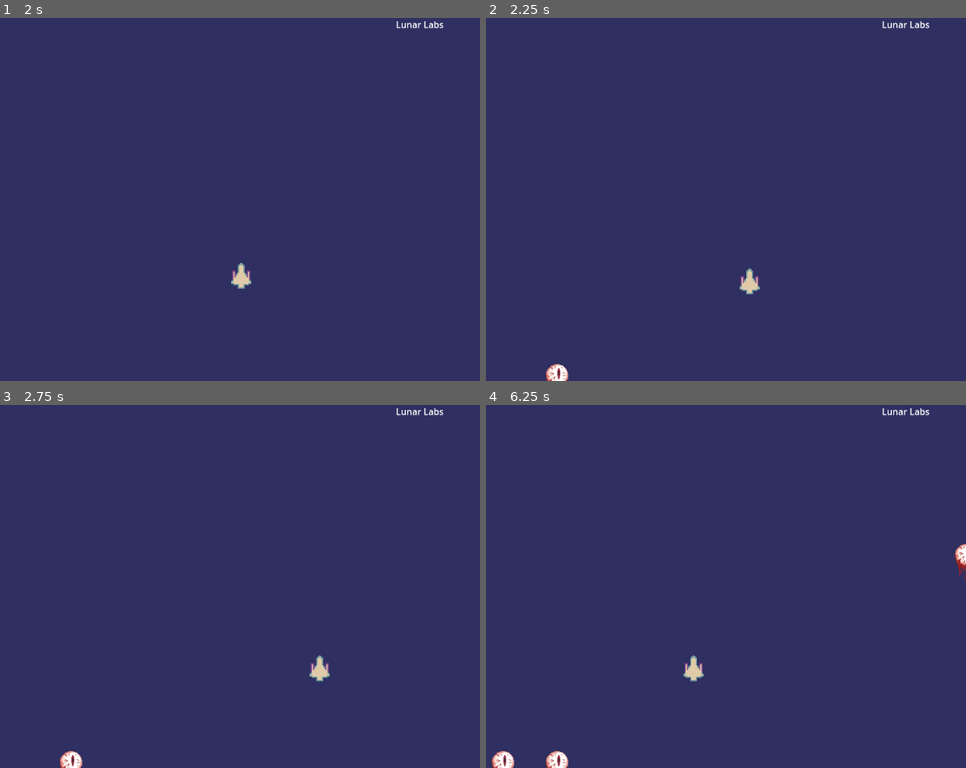
Above: before the commit, frames 1-4 (two rows, left to right).
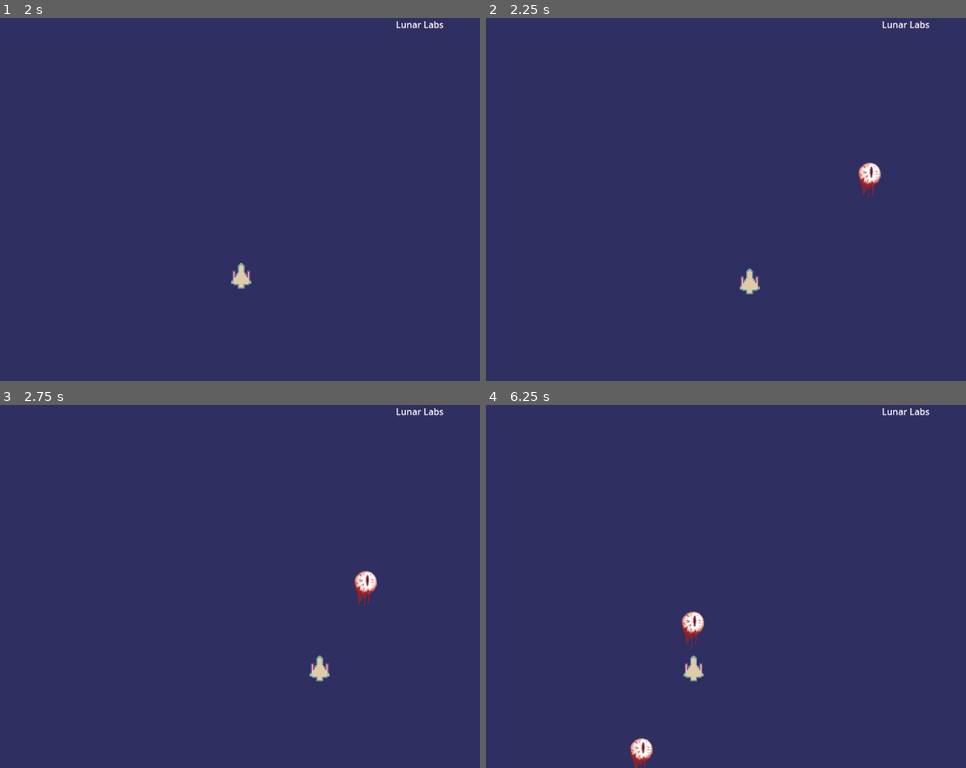
Above: after the commit, the same moments.

Repository: chii-vu/Grimlite
Game: Godot game, scene res://GameplayScene.tscn
The game is run twice, just before and just after one commit, with the same random seed, the same clock (stepped at 60 frames per second) and the same inputs.
Inputs:
- Up to frame 1 (2 s): tap Enter at 0.5 s; hold Right (ui_right) 0.53-1.28 s; hold Down (ui_down) from 1.28 s (still down)
- Up to frame 2 (2.25 s): release Down (ui_down) at 2.03 s; hold Right (ui_right) from 2.03 s (still down)
- Up to frame 3 (2.75 s): keep holding Right (ui_right)
- Up to frame 4 (6.25 s): release Right (ui_right) at 2.78 s; hold Up (ui_up) 2.78-3.53 s; hold Left (ui_left) 3.53-5.03 s; hold Down (ui_down) 5.03-5.78 s; hold Right (ui_right) from 5.78 s (still down)

Frame 1 is identical in both runs. In frame 2, 0.5% of the frame differs, in the area x 12-83%, y 39-100%; in frame 3, 0.5%; in frame 4, 1.1%, in the area x 1-100%, y 38-100%.
Error before the commit: Invalid access to property or key 'position' on a base object of type 'Nil'. (res://mvc/views/enemy/EyeballView.gd:24)

Commit message:
fixed it

Diff:
--- a/mvc/Game.gd
+++ b/mvc/Game.gd
@@ -1,3 +1,4 @@
+# Game.gd
 extends Node
 class_name Game
 
@@ -11,10 +12,15 @@
 func _ready() -> void:
 	# Set player reference in the enemy spawner system
 	if enemy_spawner:
+		print("EnemySpawner found. Setting player reference.")
 		enemy_spawner.set_player(player)
-		print("Player reference set in EnemySpawnerSystem:", player)
 	else:
 		print("Error: EnemySpawner not found. Check the node path.")
+
+	if player:
+		print("Player is ready with position:", player.position)
+	else:
+		print("Error: Player node not found.")
 
 func _process(delta: float) -> void:
 	_handle_movement(delta)
@@ -34,7 +40,10 @@
 
 	# Normalize movement and apply speed
 	movement = movement.normalized() * player_speed * delta
-	player.position += movement
+	if player:
+		player.position += movement
+	else:
+		print("Error: Player reference is missing in _handle_movement.")
 
 func _handle_auto_attack(delta: float) -> void:
 	# Automatic attack logic
--- a/mvc/model/Player.gd
+++ b/mvc/model/Player.gd
@@ -1,3 +1,4 @@
+# Player.gd
 extends CharacterBody2D
 class_name Player
 
@@ -5,6 +6,8 @@
 @export var health: float = 1.0  # Player health, adjust as needed
 var dead: bool = false  # Player status
 
-
 func _ready() -> void:
 	print("Player is ready.")
+
+func _process(delta: float) -> void:
+	pass  # Update player properties if needed
--- a/mvc/model/enemy/Eyeball.gd
+++ b/mvc/model/enemy/Eyeball.gd
@@ -1,29 +1,21 @@
+# Eyeball.gd
 extends Area2D
 class_name Eyeball
 
 @export var speed: float = 100.0
 var player: Player
 
-@export var player_path: NodePath = "../../model/Player"
+@onready var view: EyeballView = $EyeballView  # Ensure EyeballView is a child node
 
 func _ready() -> void:
-	# Attempt to find the player node using the relative path
-	player = get_node(player_path) as Player
-
-	if player:
-		print("Player reference successfully set in EyeballView:", player)
-	else:
-		print("Failed to set player reference in EyeballView.")
-
-@onready var view: EyeballView = $EyeballView  # Reference to the EyeballView node
+	pass  # Initialization code if needed
 
 func set_player(player_ref: Player) -> void:
 	player = player_ref
 	print("Player reference set in Eyeball:", player)
 
-	# Pass the player reference to EyeballView if it exists
 	if view:
-		view.set_player(player)
+		view.set_player(player)  # Pass the player reference to EyeballView
 		print("Passing player reference to EyeballView.")
 	else:
 		print("Error: EyeballView not found as a child of Eyeball.")
@@ -33,12 +25,3 @@
 		# Continuously move toward the player’s current position
 		var direction = (player.position - position).normalized()
 		position += direction * speed * delta
-
-		#var facing = (player.position-position)
-		#if facing.y < 0 :
-			#$EyeballView/Sprite2D/AnimationPlayer.play("move_right")
-			#print(facing.y)
-#
-		#else:
-			#$EyeballView/Sprite2D/AnimationPlayer.play("move_left")
-			#print(facing.y)
--- a/mvc/model/enemy/Eyeball.tscn
+++ b/mvc/model/enemy/Eyeball.tscn
@@ -7,6 +7,55 @@
 [sub_resource type="CapsuleShape2D" id="CapsuleShape2D_ara7t"]
 radius = 21.4999
 height = 80.0107
+
+[sub_resource type="Animation" id="Animation_cbdjs"]
+length = 0.001
+tracks/0/type = "value"
+tracks/0/imported = false
+tracks/0/enabled = true
+tracks/0/path = NodePath(".:frame")
+tracks/0/interp = 1
+tracks/0/loop_wrap = true
+tracks/0/keys = {
+"times": PackedFloat32Array(0),
+"transitions": PackedFloat32Array(1),
+"update": 1,
+"values": [0]
+}
+
+[sub_resource type="Animation" id="Animation_b88u7"]
+resource_name = "death_left"
+length = 0.1
+step = 0.0
+tracks/0/type = "value"
+tracks/0/imported = false
+tracks/0/enabled = true
+tracks/0/path = NodePath(".:frame")
+tracks/0/interp = 1
+tracks/0/loop_wrap = true
+tracks/0/keys = {
+"times": PackedFloat32Array(0, 0.1),
+"transitions": PackedFloat32Array(1, 1),
+"update": 1,
+"values": [9, 9]
+}
+
+[sub_resource type="Animation" id="Animation_wlimf"]
+resource_name = "death_right"
+length = 0.1
+step = 0.0
+tracks/0/type = "value"
+tracks/0/imported = false
+tracks/0/enabled = true
+tracks/0/path = NodePath(".:frame")
+tracks/0/interp = 1
+tracks/0/loop_wrap = true
+tracks/0/keys = {
+"times": PackedFloat32Array(0, 0.1),
+"transitions": PackedFloat32Array(1, 1),
+"update": 1,
+"values": [4, 4]
+}
 
 [sub_resource type="Animation" id="Animation_sv8i4"]
 resource_name = "move_left"
@@ -23,21 +72,6 @@
 "transitions": PackedFloat32Array(1, 1, 1, 1, 1, 1, 1, 1),
 "update": 1,
 "values": [0, 0, 1, 1, 2, 2, 3, 3]
-}
-
-[sub_resource type="Animation" id="Animation_cbdjs"]
-length = 0.001
-tracks/0/type = "value"
-tracks/0/imported = false
-tracks/0/enabled = true
-tracks/0/path = NodePath(".:frame")
-tracks/0/interp = 1
-tracks/0/loop_wrap = true
-tracks/0/keys = {
-"times": PackedFloat32Array(0),
-"transitions": PackedFloat32Array(1),
-"update": 1,
-"values": [0]
 }
 
 [sub_resource type="Animation" id="Animation_5nfod"]
@@ -57,40 +91,6 @@
 "values": [5, 5, 6, 6, 7, 7, 8, 8]
 }
 
-[sub_resource type="Animation" id="Animation_wlimf"]
-resource_name = "death_right"
-length = 0.1
-step = 0.0
-tracks/0/type = "value"
-tracks/0/imported = false
-tracks/0/enabled = true
-tracks/0/path = NodePath(".:frame")
-tracks/0/interp = 1
-tracks/0/loop_wrap = true
-tracks/0/keys = {
-"times": PackedFloat32Array(0, 0.1),
-"transitions": PackedFloat32Array(1, 1),
-"update": 1,
-"values": [4, 4]
-}
-
-[sub_resource type="Animation" id="Animation_b88u7"]
-resource_name = "death_left"
-length = 0.1
-step = 0.0
-tracks/0/type = "value"
-tracks/0/imported = false
-tracks/0/enabled = true
-tracks/0/path = NodePath(".:frame")
-tracks/0/interp = 1
-tracks/0/loop_wrap = true
-tracks/0/keys = {
-"times": PackedFloat32Array(0, 0.1),
-"transitions": PackedFloat32Array(1, 1),
-"update": 1,
-"values": [9, 9]
-}
-
 [sub_resource type="AnimationLibrary" id="AnimationLibrary_3kx26"]
 _data = {
 "RESET": SubResource("Animation_cbdjs"),
@@ -104,11 +104,11 @@
 collision_layer = 3
 collision_mask = 3
 script = ExtResource("1_23g8y")
+speed = null
 
 [node name="CollisionShape2D" type="CollisionShape2D" parent="."]
 position = Vector2(-0.5, 9.53674e-07)
 rotation = -0.00374262
-scale = Vector2(1, 1)
 shape = SubResource("CapsuleShape2D_ara7t")
 
 [node name="EyeballView" type="Node2D" parent="."]
--- a/mvc/systems/EnemySpawnerSystem.gd
+++ b/mvc/systems/EnemySpawnerSystem.gd
@@ -1,3 +1,4 @@
+# EnemySpawnerSystem.gd
 extends Node
 class_name EnemySpawnerSystem
 
@@ -19,29 +20,24 @@
 func set_player(player_ref: Player) -> void:
 	# Update the reference to the player
 	player = player_ref
-	print("Player reference set in EnemySpawnerSystem:", player)
+	if player:
+		print("Player reference set in EnemySpawnerSystem:", player)
+	else:
+		print("Error: Player reference is null in set_player.")
 
 func get_active_enemy_count() -> int:
 	# Count enemies in the scene by checking the group
 	return get_tree().get_nodes_in_group("enemies").size()
 
 func _spawn_enemy() -> void:
-	# Spawn an enemy instance from the prefab
 	if enemy_prefab == null:
 		print("Error: enemy_prefab is not set. Check Inspector settings.")
 		return
 
-	var new_enemy = enemy_prefab.instantiate() as Area2D
+	var new_enemy = enemy_prefab.instantiate() as Eyeball
 	if new_enemy == null:
 		print("Error: Failed to instantiate enemy from prefab.")
 		return
-
-	# Set the player's reference for the enemy
-	if new_enemy.has_method("set_player"):
-		new_enemy.set_player(player)
-		print("Player reference passed to new enemy:", player)
-	else:
-		print("New enemy does not have set_player method.")
 
 	# Set a random spawn position outside the player's view
 	new_enemy.position = _get_random_spawn_position()
@@ -50,17 +46,33 @@
 	get_parent().add_child(new_enemy)
 	new_enemy.add_to_group("enemies")
 
+	# Now that the enemy is in the scene tree, set the player's reference
+	if new_enemy.has_method("set_player"):
+		new_enemy.set_player(player)
+
 func _get_random_spawn_position() -> Vector2:
 	# Generate a random position around the edges of the viewport
-	var screen_bounds = get_viewport().get_visible_rect().size / 2.0
+	var viewport_size = get_viewport().get_visible_rect().size
 	var spawn_position = Vector2()
 
 	# Randomly choose a position along the edge of the screen
-	if random.randi_range(0, 1) == 0:
-		spawn_position.x = random.randf_range(-screen_bounds.x, screen_bounds.x)
-		spawn_position.y = screen_bounds.y if random.randi_range(0, 1) == 0 else -screen_bounds.y
-	else:
-		spawn_position.y = random.randf_range(-screen_bounds.y, screen_bounds.y)
-		spawn_position.x = screen_bounds.x if random.randi_range(0, 1) == 0 else -screen_bounds.x
+	var edge = random.randi_range(0, 3)
+	match edge:
+		0:
+			# Top edge
+			spawn_position.x = random.randf_range(0, viewport_size.x)
+			spawn_position.y = -50
+		1:
+			# Bottom edge
+			spawn_position.x = random.randf_range(0, viewport_size.x)
+			spawn_position.y = viewport_size.y + 50
+		2:
+			# Left edge
+			spawn_position.x = -50
+			spawn_position.y = random.randf_range(0, viewport_size.y)
+		3:
+			# Right edge
+			spawn_position.x = viewport_size.x + 50
+			spawn_position.y = random.randf_range(0, viewport_size.y)
 
 	return spawn_position
--- a/mvc/views/enemy/EyeballView.gd
+++ b/mvc/views/enemy/EyeballView.gd
@@ -1,7 +1,8 @@
+# EyeballView.gd
 extends Node2D
 class_name EyeballView
 
-var player: Player  # Reference to the player node
+var player: Player  # Reference to the Player node
 
 func set_player(player_ref: Player) -> void:
 	player = player_ref
@@ -10,22 +11,9 @@
 	else:
 		print("Player reference is null in EyeballView.")
 
-# Called when the node enters the scene tree for the first time.
-func _ready() -> void:
-	pass # Replace with function body.
-
-# Called when the node exits the scene tree
-func _exit_tree() -> void:
-	GlobalSoundsManager.sfx_explosion()
-
-# Called every frame. 'delta' is the elapsed time since the previous frame.
 func _process(delta: float) -> void:
-	pass
-	var facing = (player.position-position)
-	if facing.y < 0 :
-		$EyeballView/Sprite2D/AnimationPlayer.play("move_right")
-		print(facing.y)
-
+	if player:
+		# Update any visual elements based on the player's position if needed
+		pass
 	else:
-		$EyeballView/Sprite2D/AnimationPlayer.play("move_left")
-		print(facing.y)
+		print("Player reference is null in EyeballView.")
